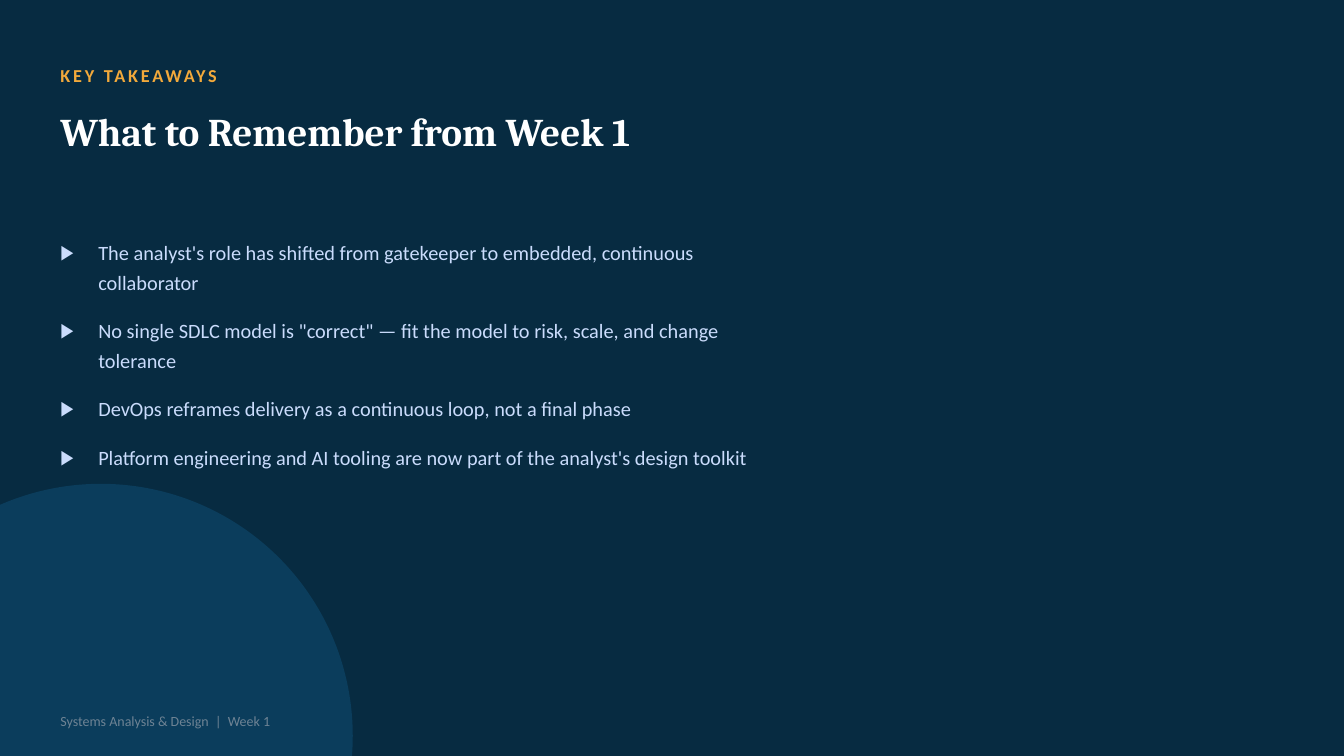
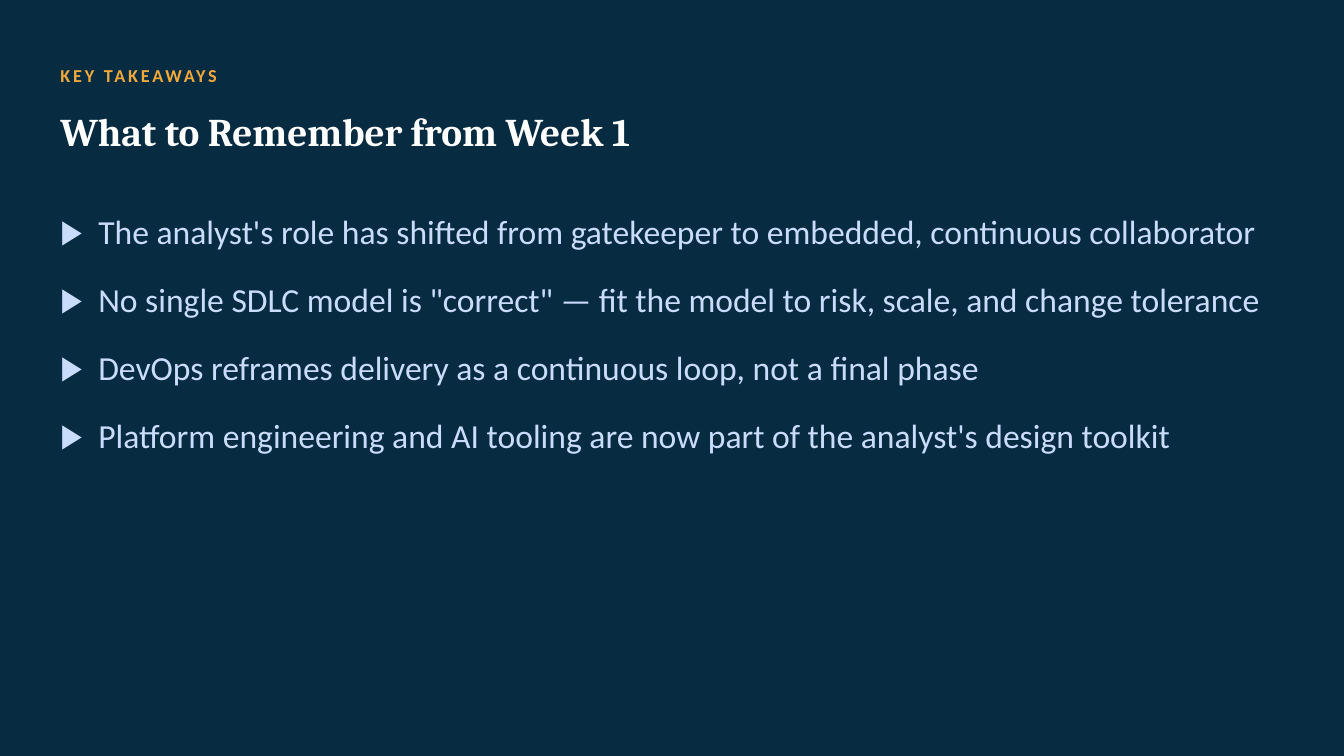
Before and after one commit to shakiliitju/Masters-in-IT, a slide deck: slide 16 of Chapter One 1448/IT 611_Advanced Information Systems Analysis and Design/Lectute Slides/Week1_SystemsAnalysisDesign.pptx. Drawn at 1344x756 pixels with LibreOffice and Linux fonts; fonts in the diff are those of the drawing. Boxes give left, top, right and bottom in pixels: in the first picture for what was removed or moved away, otherwise in the second. Text is boxed around its words. In the diff, an @@ line names an element or a change of style, - is before the commit and + after.

Commit message:
Update IT course lecture materials
Added updated lecture slide PDFs and PowerPoint files for IT 611 Systems Analysis and Design and IT 641 Data Management and Governance, including new Week 1 and revised chapter materials. Removed older ER/SQL lecture files that were superseded by the refreshed course content.

```diff
--- a/Chapter One 1448/IT 611_Advanced Information Systems Analysis and Design/Lectute Slides/Week1_SystemsAnalysisDesign.pptx
+++ b/Chapter One 1448/IT 611_Advanced Information Systems Analysis and Design/Lectute Slides/Week1_SystemsAnalysisDesign.pptx
@@ text "The analyst's role has shifted ..." moved from (x1=98, y1=246, x2=746, y2=469) to (x1=98, y1=220, x2=1260, y2=454) @@
@@ text "The analyst's role has shifted ..." at (x1=98, y1=220, x2=1260, y2=454): size 14.5 to 24 pt @@
@@ ellipse removed at (x1=0, y1=484, x2=353, y2=756) @@
@@ text removed at (x1=60, y1=716, x2=270, y2=728) @@
-Systems Analysis & Design | Week 1
```
Also in this commit, not shown: 15 other slides changed, 9 other files.
